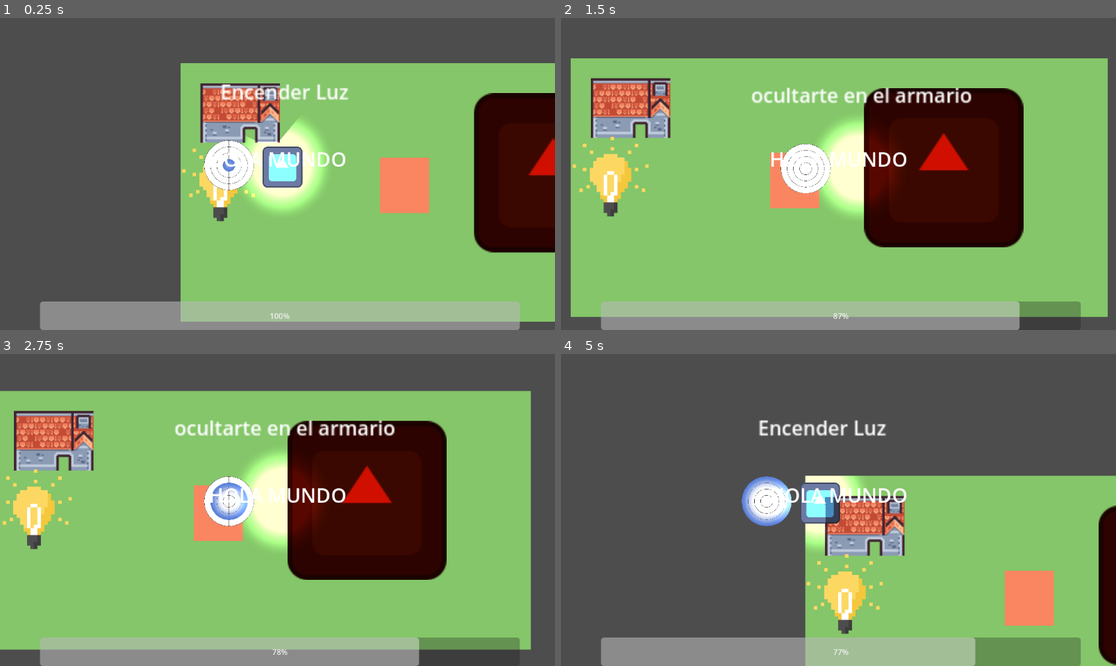
Above: before the commit, frames 1-4 (two rows, left to right).
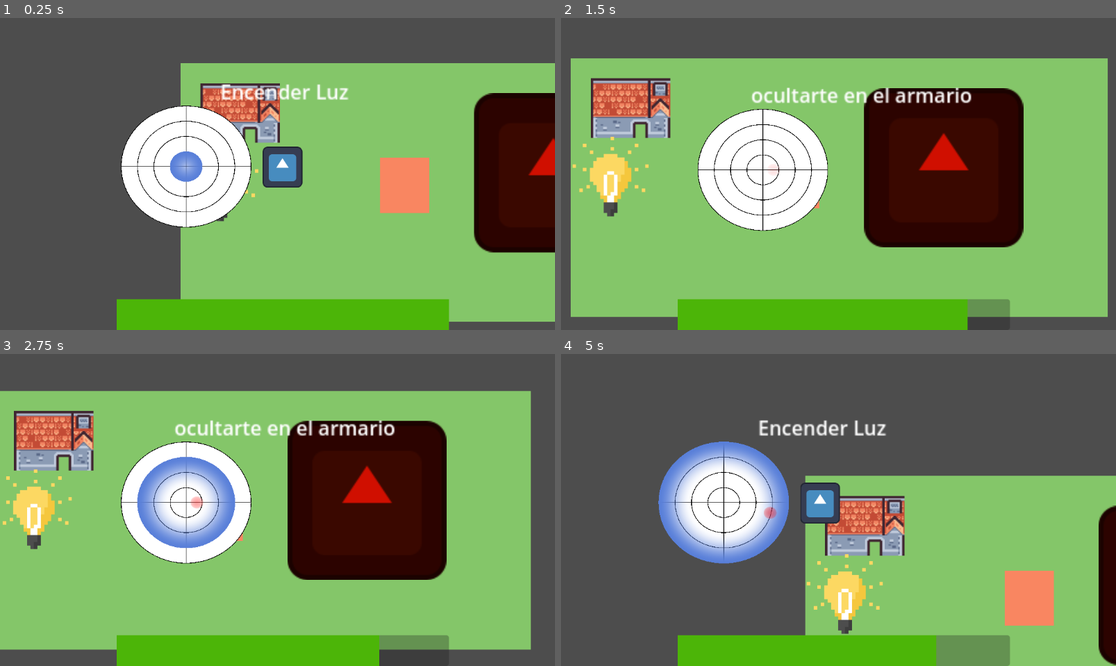
Above: after the commit, the same moments.

Repository: AndresLopez28C/pruebas
Game: Godot game, scene res://Escenas/mundo.tscn
Same seed, same stepped clock (60 frames per second), same inputs: the game is played once before the commit and once after it. The engine's default icon, where the game draws it, is replaced by a stand-in: a white triangle on a blue panel in a dark square.
Inputs:
- Up to frame 1 (0.25 s): no input
- Up to frame 2 (1.5 s): hold D (Derecha) 0.53-1.28 s; hold Shift (Correr) 0.53-1.28 s; hold S (Abajo) from 1.28 s (still down); tap E (Usar) at 1.35 s
- Up to frame 3 (2.75 s): release S (Abajo) at 2.03 s; hold D (Derecha) from 2.03 s (still down); hold Shift (Correr) from 2.03 s (still down)
- Up to frame 4 (5 s): release D (Derecha) at 2.78 s; release Shift (Correr) at 2.78 s; hold W (Arriba) 2.78-3.53 s; tap E (Usar) at 2.85, 4.35 s; hold Shift (Correr) 3.53-4.28 s; hold A (Izquierda) from 3.53 s (still down)

The runs differ from the first frame. In frame 1, 18% of the frame differs, in the area x 7-94%, y 28-100%; in frame 2, 17%; in frame 3, 17%; in frame 4, 16%.

Commit message:
cambios a estamina

Diff:
--- a/Escenas/mundo.tscn
+++ b/Escenas/mundo.tscn
@@ -23,9 +23,9 @@
 
 [sub_resource type="ShaderMaterial" id="ShaderMaterial_um71n"]
 shader = ExtResource("3_j1pev")
-shader_parameter/line_color = Color(0.25, 0.25, 0.25, 1)
+shader_parameter/line_color = Color(0, 0, 0, 1)
 shader_parameter/pulse_color = Color(0.35, 0.5, 0.85, 1)
-shader_parameter/blip_color = Color(1, 1, 1, 1)
+shader_parameter/blip_color = Color(1, 0, 0, 0.478431)
 shader_parameter/show_edges = false
 shader_parameter/range_lines = 4.0
 shader_parameter/sector_lines = 4.0
@@ -204,6 +204,7 @@
 position = Vector2(84, 82)
 
 [node name="PointLight2D" type="PointLight2D" parent="Jugador"]
+visible = false
 position = Vector2(-10, -13)
 scale = Vector2(1.58398, 1.73438)
 shadow_enabled = true
@@ -216,10 +217,10 @@
 
 [node name="Tracker" type="ColorRect" parent="Jugador"]
 material = SubResource("ShaderMaterial_um71n")
-offset_left = -65.0
-offset_top = -20.0
-offset_right = -25.0
-offset_bottom = 20.0
+offset_left = -132.0
+offset_top = -48.0
+offset_right = -27.0
+offset_bottom = 50.0
 script = ExtResource("4_ciuqc")
 
 [node name="TileMap" type="TileMap" parent="."]
@@ -245,7 +246,7 @@
 
 [node name="Musica" type="AudioStreamPlayer" parent="."]
 stream = ExtResource("7_a1emt")
-volume_db = -20.0
+volume_db = -8.723
 autoplay = true
 
 [node name="Lampara" parent="." instance=ExtResource("8_6ms2k")]
--- a/Escenas/ui.tscn
+++ b/Escenas/ui.tscn
@@ -1,6 +1,9 @@
-[gd_scene load_steps=2 format=3 uid="uid://cimf7cp4v4jab"]
+[gd_scene load_steps=3 format=3 uid="uid://cimf7cp4v4jab"]
 
 [ext_resource type="Script" path="res://Scripts/ui.gd" id="1_xw64a"]
+
+[sub_resource type="StyleBoxFlat" id="StyleBoxFlat_cws0b"]
+bg_color = Color(0.296434, 0.708926, 0.0310309, 1)
 
 [node name="UI" type="CanvasLayer"]
 script = ExtResource("1_xw64a")
@@ -12,14 +15,17 @@
 anchor_top = 1.0
 anchor_right = 0.5
 anchor_bottom = 1.0
-offset_left = -493.0
-offset_top = -59.0
-offset_right = 503.0
+offset_left = -334.0
+offset_top = -64.0
+offset_right = 356.0
 grow_horizontal = 2
 grow_vertical = 0
+theme_override_styles/fill = SubResource("StyleBoxFlat_cws0b")
 value = 100.0
+show_percentage = false
 
-[node name="Label" type="Label" parent="."]
+[node name="Texto" type="Label" parent="."]
+visible = false
 anchors_preset = 8
 anchor_left = 0.5
 anchor_top = 0.5
